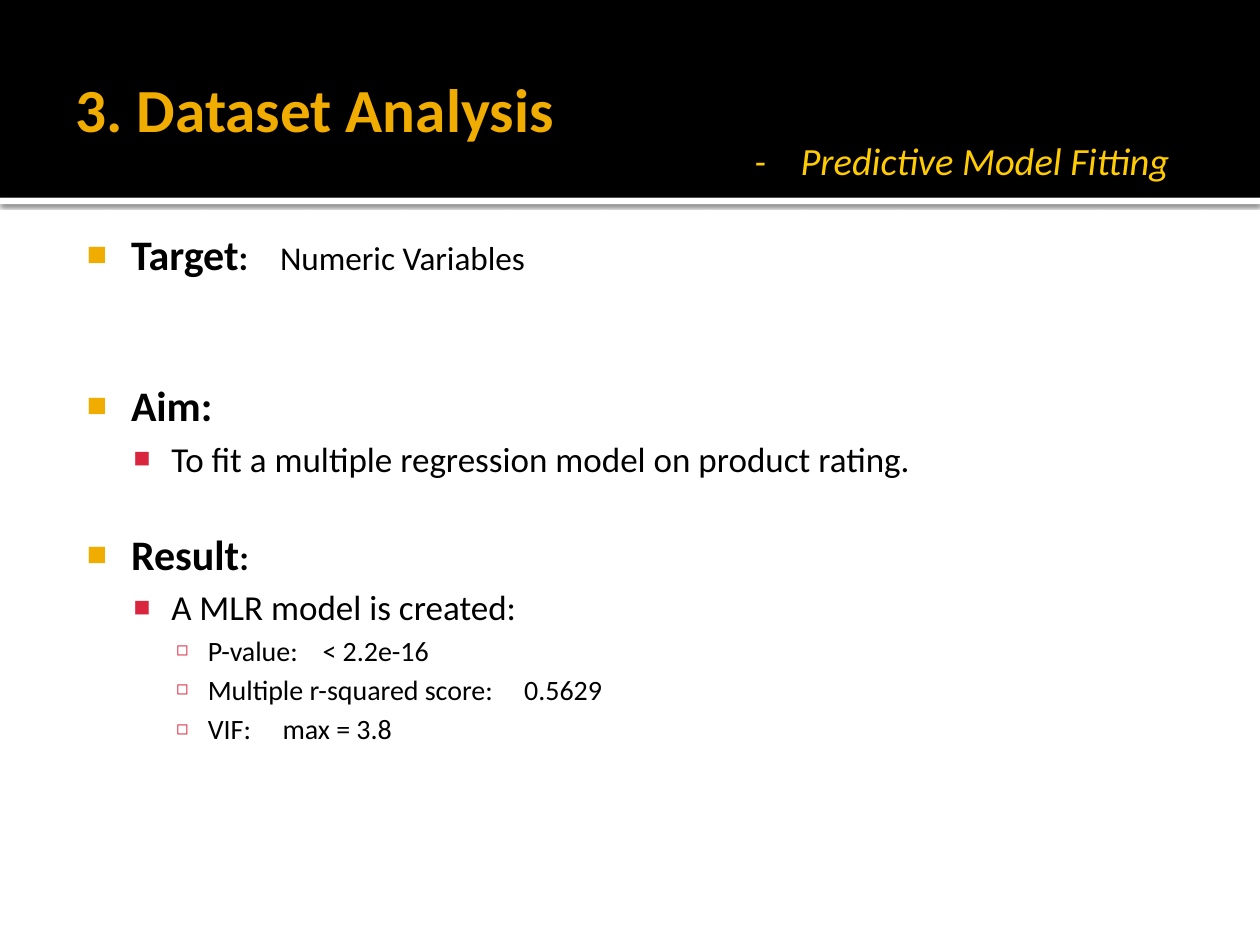
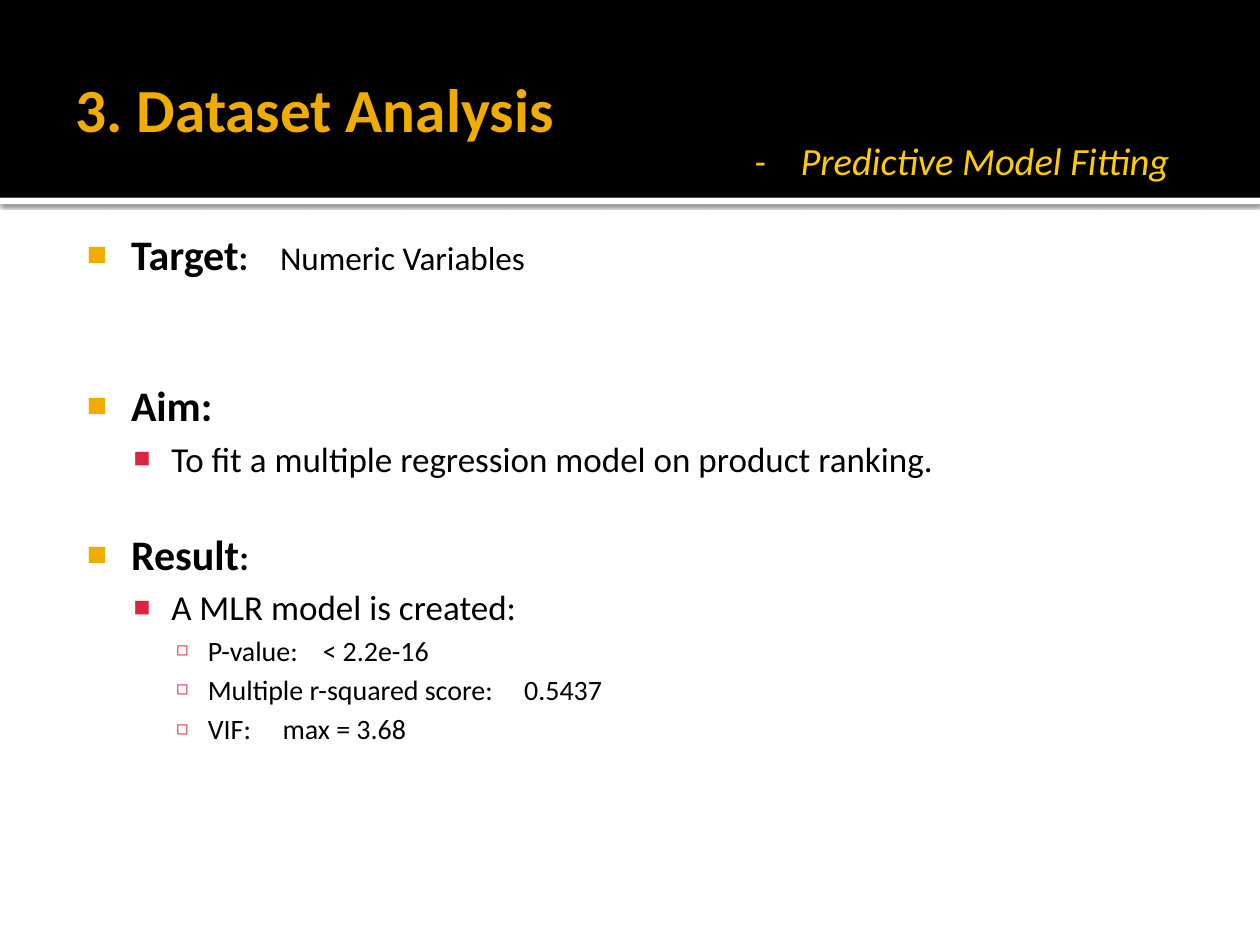
Before and after one commit to nycdatasci/bootcamp007_project, a slide deck: slide 26 of Project3-WebScraping/Boyang_Dai/Project3_condom.pptx. Drawn at 1260x945 pixels with LibreOffice and Linux fonts; fonts in the diff are those of the drawing. Boxes give left, top, right and bottom in pixels: in the first picture for what was removed or moved away, otherwise in the second. Text is boxed around its words. In the diff, an @@ line names an element or a change of style, - is before the commit and + after.

```diff
--- a/Project3-WebScraping/Boyang_Dai/Project3_condom.pptx
+++ b/Project3-WebScraping/Boyang_Dai/Project3_condom.pptx
@@ text at <box>171,447,932,478</box>: text changed @@
-  ■ To fit a multiple regression model on product rating.
+  ■ To fit a multiple regression model on product ranking.
@@ text at <box>208,680,493,740</box>: text changed @@
-    ◻ Multiple r-squared score: 0.5629
-    ◻ VIF: max = 3.8
+    ◻ Multiple r-squared score: 0.5437
+    ◻ VIF: max = 3.68
```
Also in this commit, not shown: 1 other slide changed.
